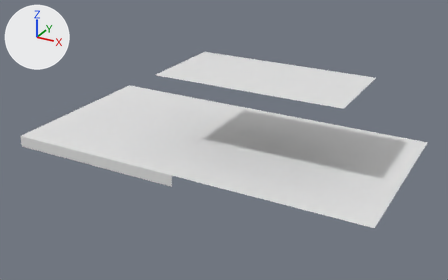
What one commit did to the FBX model Content/Placeable/RoadModule/D1/SM_D1.fbx.
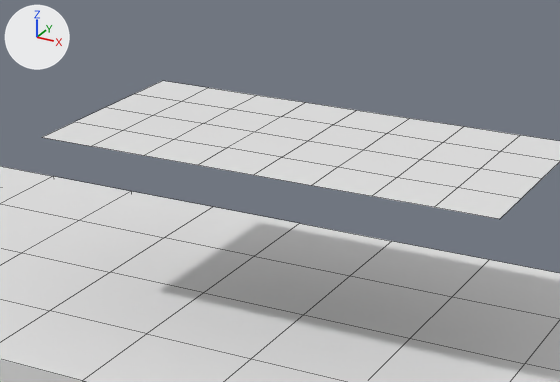
There are two pictures of each version: one whole from a 50 mm lens placed at (20.15, -21.88, 10.93), pointed at (8.34, -0.39, 0.19), one close up on the part from 31% to 82% of the width and 7% to 63% of the height. The lights are fixed; the arrows at upper left show +X, +Y and +Z. The close-ups show mesh edges as thin lines. Where no turn or scale is listed for an object, it has been applied to the vertices. Vertices at the same position are counted once.

Names of what the first close-up shows: 'road'.
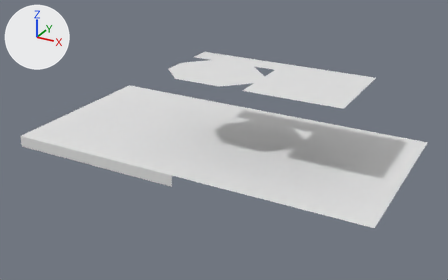
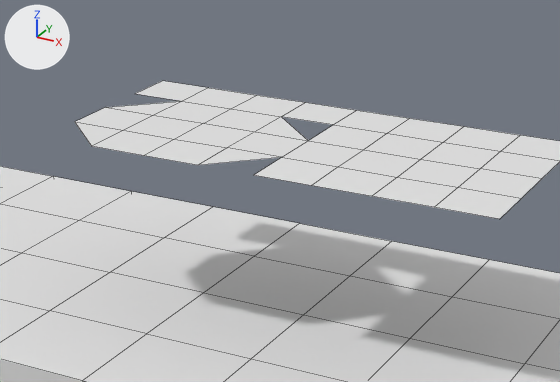
Location of each change, [x1, y1, x2, y2] in pixels of the close-ups (560 x 382 px; the box of a moved part takes in the faces that stretch with it):
part 1 of me_transform5_005, moved or reshaped
    before: [199, 117, 333, 175]
    after: [199, 117, 307, 165]
part 2 of me_transform5_005, moved or reshaped
    before: [42, 94, 181, 146]
    after: [75, 101, 181, 146]

What the commit changed:
me_transform5_005 has 103 vertices, 76 faces and spans x 0.0..16.0, y -4.0..4.0, z -0.5..3.2.
me_transform5_005 is used by ob_road; location (0.0, 0.0, 0.0).
Verts and faces of me_transform5_005; kept vertices keep their numbers, new ones are numbered from 103.
Before the commit, vertices of me_transform5_005: 58 (10.0, -1.0, 3.2) at pixel (281, 157), 66 (10.0, 1.0, 3.2) at pixel (333, 124), 77 (9.0, 1.0, 3.2) at pixel (281, 116), 82 (9.0, 0.0, 3.2) at pixel (255, 131), 83 (10.0, 0.0, 3.2) at pixel (308, 140).
Before the commit, vertices of me_transform5_005: 89 (9.0, -1.0, 3.2) at pixel (227, 147), 99 (10.0, -2.0, 3.2) at pixel (253, 175), 100 (9.0, -2.0, 3.2) at pixel (197, 165).
Before the commit, vertices of me_transform5_005: 64 (6.0, 1.0, 3.2) at pixel (134, 93), 65 (6.0, 0.0, 3.2) at pixel (105, 107), 69 (7.0, 1.0, 3.2) at pixel (182, 101), 72 (7.0, 0.0, 3.2) at pixel (153, 115), 76 (6.0, -2.0, 3.2) at pixel (41, 137).
Before the commit, vertices of me_transform5_005: 78 (6.0, -1.0, 3.2) at pixel (74, 121), 87 (7.0, -1.0, 3.2) at pixel (123, 130), 102 (7.0, -2.0, 3.2) at pixel (91, 146).
Part 1, on me_transform5_005:
Faces deleted: (66, 77, 82, 83), (58, 89, 100, 99).
New faces: (77, 82, 83), (58, 89, 100).
Part 2, on me_transform5_005:
Vertices deleted: 76 (with the faces that use them).
Faces deleted: (64, 65, 72, 69).
New faces: (65, 72, 69), (78, 102, 87).
